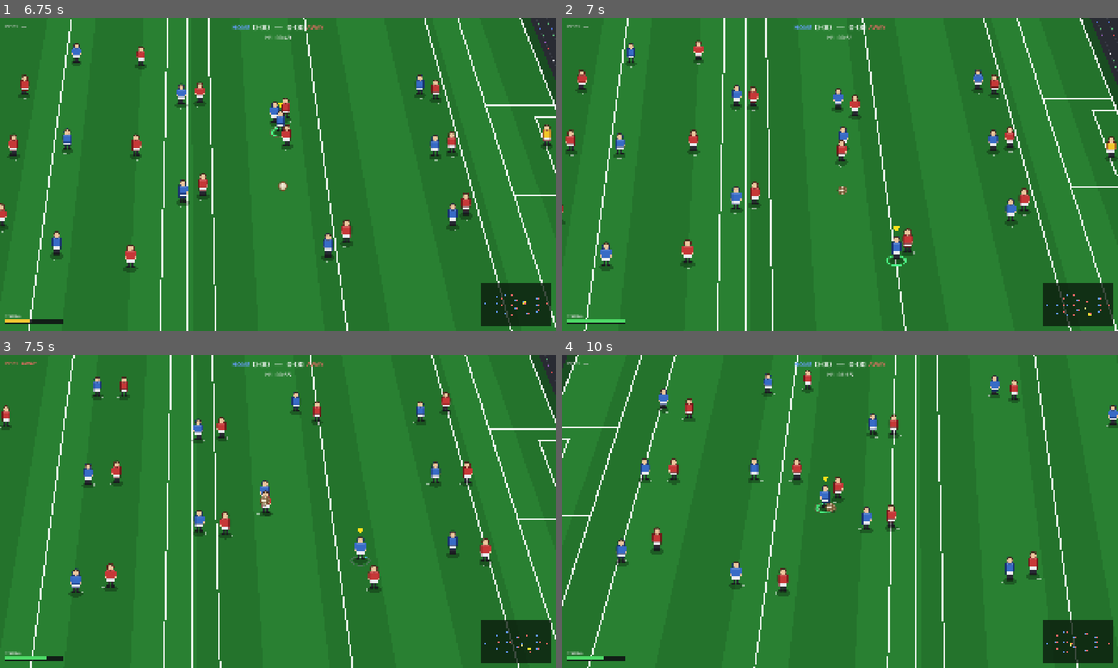
Above: before the commit, frames 1-4 (two rows, left to right).
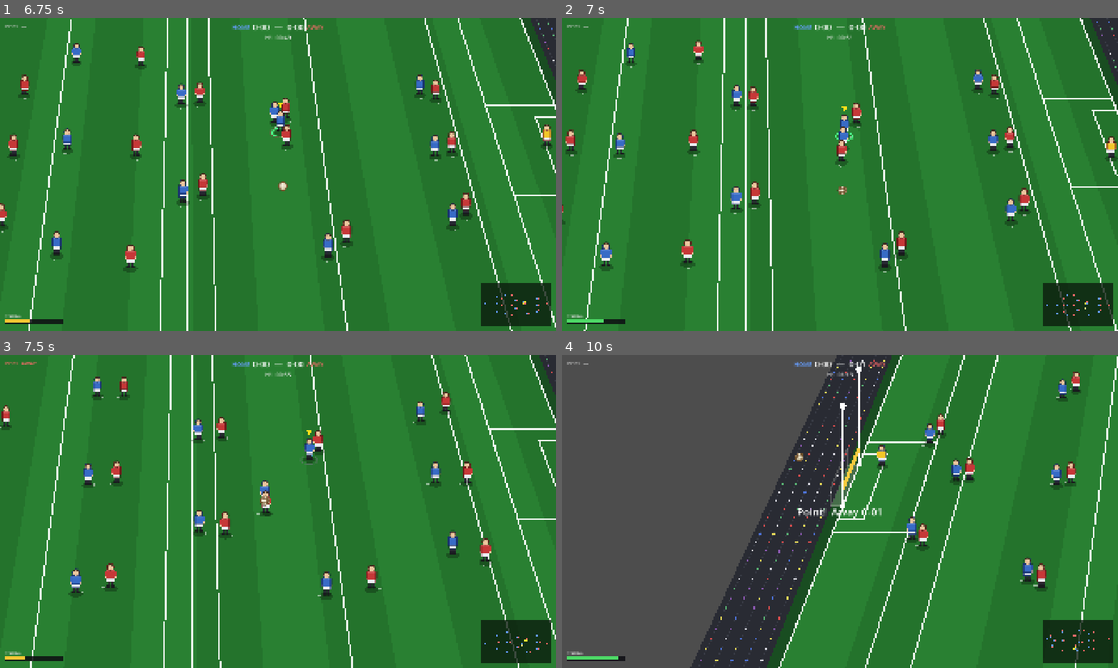
Above: after the commit, the same moments.

Repository: cathalging/gaelic-football
Game: Godot game, scene res://ui/main_menu/main_menu.tscn
The game is run twice, just before and just after one commit, with the same random seed, the same clock (stepped at 60 frames per second) and the same inputs.
Inputs (mouse positions are in pixels of both pictures, inside the frame that each line leads up to):
- Up to frame 1 (6.75 s): click "Quick Play" at 0.5 s; tap Enter at 1.25 s; move the mouse to (400, 158) at 1.27 s; press the mouse at (400, 158) at 1.28 s; hold D (move_right) 1.28-2.03 s; right-click (400, 158) at 1.55 s; move the mouse to (166, 190) at 2.02 s; release the mouse at (166, 190) at 2.03 s; hold S (move_down) 2.03-2.78 s; right-click (166, 190) at 2.1 s; tap Q (switch_player) at 2.3, 4.55 s; move the mouse to (333, 105) at 2.77 s; hold D (move_right) 2.78-3.53 s; hold Q (switch_player) 2.78-3.53 s; click (333, 105) at 3.05 s; move the mouse to (250, 237) at 3.52 s; hold W (move_up) 3.53-4.28 s; tap V (bounce) at 3.6 s; click (250, 237) at 3.67 s; right-click (250, 237) at 3.8 s; move the mouse to (444, 221) at 4.27 s; hold E (jockey) 4.28-5.03 s; hold A (move_left) 4.28-5.78 s; move the mouse to (111, 127) at 5.02 s; click (111, 127) at 5.1 s; move the mouse to (305, 174) at 5.77 s; hold S (move_down) 5.78-6.53 s; hold Right mouse button (shoot) 5.78-6.53 s; click (305, 174) at 5.92 s; move the mouse to (194, 96) at 6.52 s; hold D (move_right) from 6.53 s (still down); tap C (solo) at 6.6 s
- Up to frame 2 (7 s): keep holding D (move_right); tap Q (switch_player) at 6.8 s
- Up to frame 3 (7.5 s): move the mouse to (400, 495) at 7.27 s; release D (move_right) at 7.28 s; hold W (move_up) from 7.28 s (still down); hold Shift (sprint) from 7.28 s (still down)
- Up to frame 4 (10 s): click (962, 495) at 7.55 s; move the mouse to (728, 527) at 8.02 s; release W (move_up) at 8.03 s; release Shift (sprint) at 8.03 s; hold D (move_right) 8.03-8.78 s; tap Q (switch_player) at 8.1, 9.05 s; click (728, 527) at 8.17 s; right-click (728, 527) at 8.3 s; move the mouse to (895, 442) at 8.77 s; hold S (move_down) 8.78-9.53 s; hold F (tackle) 8.78-9.53 s; move the mouse to (812, 574) at 9.52 s; hold A (move_left) from 9.53 s (still down); click (812, 574) at 9.6 s

Frame 1 is identical in both runs. In frame 2, 1.0% of the frame differs, in the area x 7-96%, y 22-98%; in frame 3, 1.0%; in frame 4, 55%, in the area x 0-100%, y 0-100%.

Commit message:
Landing-spot cross, wide-shot settle, nearest-to-ball switching
- Show a white cross on the ground where a charged pass/shot will land, projected from the live wind-up power/aim (closed-form arc + wind).
- A shot that goes wide now uses the same settle beat as a point so the ball sails out before the kickout, instead of snapping to the restart.
- switch_player now grabs the outfielder nearest the ball/carrier (keeper excluded); repeated presses step out to the next-nearest.

Co-Authored-By: Claude Opus 4.8 <noreply@anthropic.com>

Diff:
--- a/scenes/match/ai_player.gd
+++ b/scenes/match/ai_player.gd
@@ -1250,6 +1250,24 @@
 	return -1.0
 
 
+## While the human is winding up, describe the kick that would fire if released now,
+## so match_scene can project where it lands and mark the spot. Returns
+## {active: bool, dir: Vector2, power: float, kind: String} where kind is one of
+## "point", "goal", "kick_pass". The power floors match the real release clamps in
+## _fire_shoot / _fire_kick_pass so the prediction tracks the actual kick.
+func windup_shot() -> Dictionary:
+	if _pass_phase == 3:
+		return {"active": true, "dir": aim_dir, "kind": "kick_pass",
+			"power": clampf(_pass_held_t / SHOOT_MAX_HOLD, 0.2, 1.0)}
+	if _shoot_phase == 3:
+		return {"active": true, "dir": aim_dir, "kind": "goal",
+			"power": clampf(_shoot_held_t / SHOOT_MAX_HOLD, 0.3, 1.0)}
+	if _shoot_phase == 4:
+		return {"active": true, "dir": aim_dir, "kind": "point",
+			"power": clampf(_shoot_held_t / SHOOT_MAX_HOLD, 0.3, 1.0)}
+	return {"active": false}
+
+
 ## Cancel any active wind-up — called by match_scene when switching away.
 func cancel_windup() -> void:
 	_pass_phase   = 0
--- a/scenes/match/ball.gd
+++ b/scenes/match/ball.gd
@@ -44,9 +44,17 @@
 ## match_scene. Long kicks drift with it; short hand passes barely feel it.
 var wind := Vector2.ZERO
 
+## Predicted landing marker (PRESENTATION ONLY). While the human winds up a shot or
+## kick pass, match_scene sets `show_landing` + `landing_target` (a flat world point)
+## so the ball draws a white cross on the ground where the kick is projected to come
+## down — a read on where the ball is actually going before you release.
+var show_landing   := false
+var landing_target := Vector2.ZERO
+
 # Visuals
 const RADIUS  := 11.0
 const C_OVER_BAR := Color(1.0, 0.85, 0.25, 0.9)  # halo when the ball is over crossbar height
+const C_LANDING  := Color(1.0, 1.0, 1.0, 0.85)   # predicted landing cross while powering up a kick
 ## Gaelic football is carried in the hands, not at the feet. While CARRIED the ball
 ## is drawn (presentation only — the sim position is unchanged) lifted to about chest
 ## height and nudged to the carrier's leading side, so it reads as held, not dribbled.
@@ -200,3 +208,14 @@
 	# while carried — the carry lift isn't a shot clearing the bar.
 	if not carried and height > CROSSBAR_HEIGHT:
 		draw_arc(Vector2.ZERO, RADIUS + 4.0, 0.0, TAU, 24, C_OVER_BAR, 2.0)
+
+	# Predicted landing cross — a flat white "X" decal on the projected ground at the
+	# spot the kick is aimed to land. Flattened onto the ground plane (y * 0.5) and
+	# depth-scaled like the shadow so it sits in the 2.5D space, not facing the camera.
+	if show_landing:
+		var ls    := PitchProjection.scale_at(landing_target.y)
+		var lbase := PitchProjection.ground(landing_target) - global_position
+		draw_set_transform(lbase, 0.0, Vector2(ls, ls * 0.5))
+		var r := 9.0
+		draw_line(Vector2(-r, -r), Vector2(r, r), C_LANDING, 2.0)
+		draw_line(Vector2(-r,  r), Vector2(r, -r), C_LANDING, 2.0)
--- a/scenes/match/match_scene.gd
+++ b/scenes/match/match_scene.gd
@@ -198,9 +198,9 @@
 var _team_b: Array = []   # Array[AIPlayer]
 var _controlled: AIPlayer = null
 
-# Player switching. switch_player picks a defender in the carrier's path, then
-# repeated presses within SWITCH_CYCLE_TIME cycle through the three nearest the
-# carrier. A right-stick flick instead grabs the nearest player in that direction.
+# Player switching. switch_player takes the Team A player nearest the ball (or the
+# opposition carrier), then repeated presses within SWITCH_CYCLE_TIME step out to the
+# next-nearest. A right-stick flick instead grabs the nearest player in that direction.
 const SWITCH_CYCLE_TIME := 1.3
 var _switch_cycle: Array = []   # Array[AIPlayer] — the current shortlist
 var _switch_index := 0
@@ -298,6 +298,7 @@
 	_tick_advantage(delta)
 	_check_out_of_bounds()
 	_update_power_bar()
+	_update_landing_indicator()
 	_update_hud_indicators()
 
 
@@ -355,24 +356,19 @@
 
 # ── Player switching ───────────────────────────────────────────────────────────
 
-## Switching takes a defender in the carrier's path (the man you're running at),
-## not whoever is merely nearest — that was usually a player trailing behind. The
-## first press grabs the best interceptor of the three nearest the carrier;
-## repeated presses cycle through those three.
+## Switching grabs the Team A outfielder closest to the ball — or to the opposition
+## carrier, if there is one — the predictable "give me the man on the ball" pick.
+## Repeated presses within SWITCH_CYCLE_TIME step out to the next-closest, then the
+## next, so you can walk back to a covering defender if the nearest isn't the one.
 func _switch_player() -> void:
 	var ref_pos := _ball.global_position
-	var ref_dir := _ball.velocity
 	var carrier := _opponent_carrier()
 	if carrier:
 		ref_pos = carrier.global_position
-		ref_dir = carrier.velocity if carrier.velocity.length() > 10.0 else carrier.facing
-	if ref_dir.length() < 0.01:
-		ref_dir = Vector2.RIGHT
-	ref_dir = ref_dir.normalized()
 
 	# Keep cycling the same shortlist on rapid presses; rebuild once it lapses.
 	if _switch_timer <= 0.0 or _switch_cycle.is_empty():
-		_switch_cycle = _switch_shortlist(ref_pos, ref_dir)
+		_switch_cycle = _switch_shortlist(ref_pos)
 		_switch_index = 0
 	else:
 		_switch_index = (_switch_index + 1) % _switch_cycle.size()
@@ -389,21 +385,18 @@
 	return null
 
 
-## The three Team A players nearest the carrier, ordered with whoever the carrier
-## is running straight at first — so the default switch is the best interceptor and
-## repeated presses cycle through the near three. Excludes the current player.
-func _switch_shortlist(ref_pos: Vector2, ref_dir: Vector2) -> Array:
+## The Team A outfielders nearest `ref_pos`, closest first — the keeper and the
+## current player are excluded. The first switch takes the nearest; repeated presses
+## cycle out through the next few, stepping from the man on the ball outward.
+func _switch_shortlist(ref_pos: Vector2) -> Array:
 	var pool: Array = []
 	for t in _team_a:
 		var ai := t as AIPlayer
-		if ai != _controlled:
+		if ai != _controlled and not ai.is_keeper:
 			pool.append(ai)
 	pool.sort_custom(func(a, b):
 		return a.global_position.distance_to(ref_pos) < b.global_position.distance_to(ref_pos))
-	var near: Array = pool.slice(0, 3)
-	near.sort_custom(func(a, b):
-		return (a.global_position - ref_pos).dot(ref_dir) > (b.global_position - ref_pos).dot(ref_dir))
-	return near
+	return pool.slice(0, 3)
 
 
 ## Read the right stick; a flick switches control to the nearest Team A player in
@@ -830,7 +823,7 @@
 		_hud.show_event("Point!  Home %d-%02d" % [_home_goals, _home_points])
 		if _crowd_audio:
 			_crowd_audio.react_score(false)
-		_begin_score_settle(1)   # let it sail through before the away kickout
+		_begin_settle(1)   # let it sail through before the away kickout
 
 
 func _score_for_away(is_goal: bool) -> void:
@@ -847,7 +840,7 @@
 		_hud.show_event("Point!  Away %d-%02d" % [_away_goals, _away_points])
 		if _crowd_audio:
 			_crowd_audio.react_score(false)
-		_begin_score_settle(0)   # let it sail through before the home kickout
+		_begin_settle(0)   # let it sail through before the home kickout
 
 
 ## A goal: jolt the camera, cheer the crowd, then roll the slow-motion replay.
@@ -873,12 +866,12 @@
 
 # ── Score settle (post-point) ─────────────────────────────────────────────────--
 
-## After a point, hold the players and let the ball coast on for SCORE_SETTLE_TIME so
-## you actually see it sail over the bar and through the posts (the camera keeps
-## following it), then award the kickout. The ball keeps flying under its own physics
-## while we wait — we just stop awarding the restart instantly. A goal is unaffected
-## (it runs the slow-motion replay instead).
-func _begin_score_settle(kickout_team: int) -> void:
+## After a point — or a shot that drifts wide — hold the players and let the ball
+## coast on for SCORE_SETTLE_TIME so you actually see it sail over the bar / past the
+## post (the camera keeps following it), then award the kickout. The ball keeps flying
+## under its own physics while we wait — we just stop awarding the restart instantly.
+## A goal is unaffected (it runs the slow-motion replay instead).
+func _begin_settle(kickout_team: int) -> void:
 	_play_state          = Play.SETTLE
 	_settle_timer        = SCORE_SETTLE_TIME
 	_settle_kickout_team = kickout_team
@@ -924,8 +917,13 @@
 		if _ball.last_touch_team == defending:
 			# Defender put it over their own end line → 45 to the attackers.
 			_award_45(attacking, end_sign, bp.y)
+		elif not carried and _ball.shooter != null:
+			# Attacker's shot drifted wide → let it sail out (camera follows) for the
+			# settle beat before the kickout, the same as a point, rather than snapping
+			# straight to the restart.
+			_begin_settle(defending)
 		else:
-			# Attacker shot wide → kickout to the defending keeper.
+			# A loose ball run out over the end line off an attacker → kickout now.
 			_award_kickout(defending)
 
 
@@ -1010,6 +1008,48 @@
 	_hud.hide_power()
 
 
+## While the controlled human winds up a kick, project where the ball will come down
+## and mark it with a white cross on the ground (see Ball.show_landing). Cleared the
+## instant the wind-up ends, so the marker only ever shows during a power-up.
+func _update_landing_indicator() -> void:
+	if _controlled and _controlled.is_human_controlled:
+		var shot: Dictionary = _controlled.windup_shot()
+		if shot.get("active", false):
+			_ball.landing_target = _predicted_landing(shot)
+			if not _ball.show_landing:
+				_ball.show_landing = true
+			_ball.queue_redraw()
+			return
+	if _ball.show_landing:
+		_ball.show_landing = false
+		_ball.queue_redraw()
+
+
+## Closed-form landing point for the kick described by `shot` (from AIPlayer.windup_shot).
+## Mirrors Ball.release_* launch params and the FLYING integration (gravity + steady
+## wind), so the cross sits where the ball would land at the current power — ignoring
+## only the random shot spread, which is applied at release.
+func _predicted_landing(shot: Dictionary) -> Vector2:
+	var dir: Vector2 = shot["dir"]
+	dir = dir.normalized() if dir.length() > 0.01 else Vector2.RIGHT
+	var power: float = shot["power"]
+	var speed := 0.0
+	var v0    := 0.0
+	var h0    := 0.0
+	match shot["kind"]:
+		"point":
+			speed = lerpf(360.0, 720.0, power); v0 = lerpf(240.0, 460.0, power); h0 = 5.0
+		"goal":
+			speed = lerpf(540.0, 820.0, power); v0 = lerpf(50.0, 120.0, power);  h0 = 4.0
+		_:  # "kick_pass"
+			speed = lerpf(440.0, 900.0, power); v0 = lerpf(120.0, 200.0, power); h0 = 5.0
+	# Time of flight until the arc returns to the ground: h0 + v0·t − ½g·t² = 0.
+	var g := Ball.GRAVITY
+	var t := (v0 + sqrt(v0 * v0 + 2.0 * g * h0)) / g
+	var vel := dir * speed
+	return _ball.global_position + vel * t + 0.5 * _ball.wind * t * t
+
+
 # ── Events ─────────────────────────────────────────────────────────────────────
 
 ## Steps violation — free kick to the opposition at the spot (play advantage first).
@@ -1209,6 +1249,7 @@
 			_sp_taker.take_set_piece()   # AI taker kicks now
 		else:
 			_update_power_bar()          # human may be charging a shot
+			_update_landing_indicator()
 	else:
 		# The taker has kicked/passed → play is live again.
 		_resume_play()
